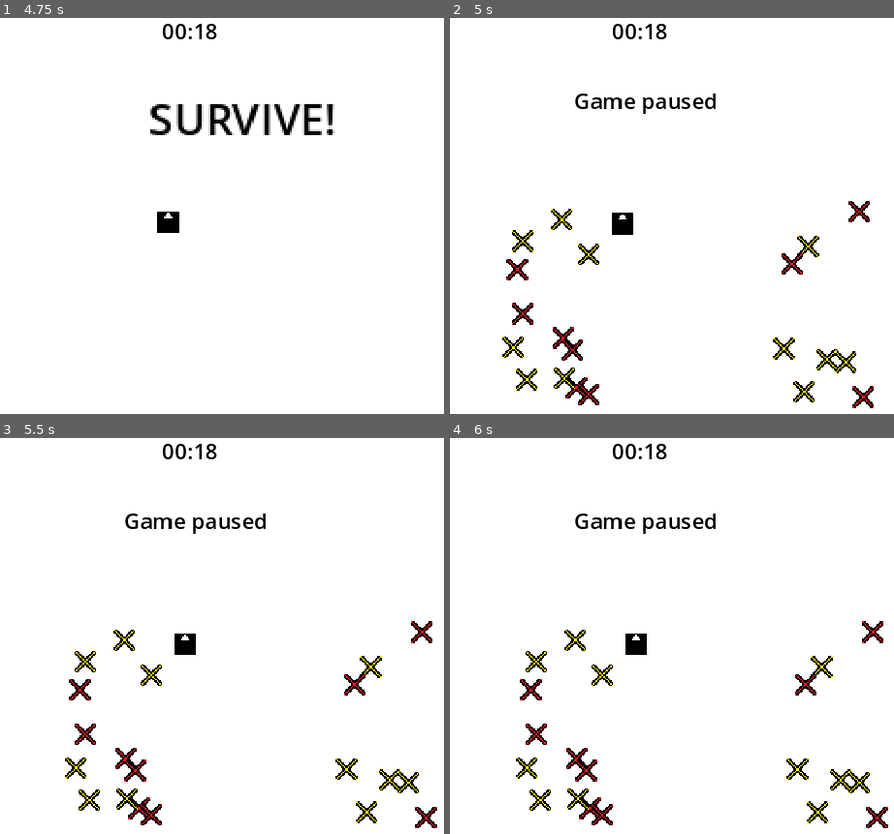
Above: before the commit, frames 1-4 (two rows, left to right).
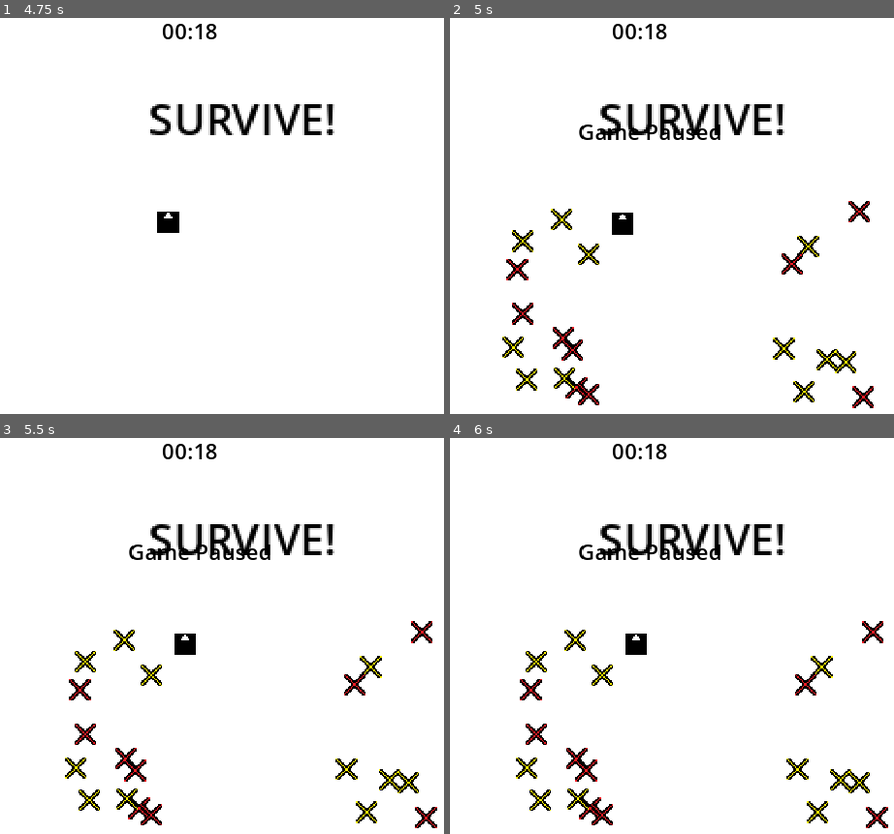
Above: after the commit, the same moments.

Repository: Marcin-Lach/javsc
Game: Godot game, scene res://menu.tscn
Same seed, same stepped clock (60 frames per second), same inputs: the game is played once before the commit and once after it.
Inputs:
- Up to frame 1 (4.75 s): click "Start Game" at 0.5 s; hold Right (right) 1.28-2.03 s; hold Down (down) 2.03-2.78 s; hold Right (right) 2.78-3.53 s; hold Up (up) 3.53-4.28 s; hold Left (left) from 4.28 s (still down)
- Up to frame 2 (5 s): keep holding Left (left); tap Escape (pause_menu) at 4.9 s
- Up to frame 3 (5.5 s): keep holding Left (left)
- Up to frame 4 (6 s): release Left (left) at 5.78 s; hold Down (down) from 5.78 s (still down)

Frame 1 is identical in both runs. In frame 2, 2.5% of the frame differs, in the area x 28-76%, y 19-31%; in frame 3, 2.5%; in frame 4, 2.5%.

Commit message:
Fix overriding hud message when pausing the game

Diff:
--- a/src/Hud/Hud.gd
+++ b/src/Hud/Hud.gd
@@ -4,14 +4,13 @@
 @onready var countdown_label = $CountdownNodeLabel
 @onready var message_label = $MessageNodeLabel
 @onready var time_left_label = $TimeLeftNodeLabel
+@onready var pause_label = $PauseLabel
 
 signal countdown_completed
 
-var is_paused = false as bool
-var message_label_text_before_pause = "" as String
-
 func _ready():
 	message_label.hide()
+	pause_label.hide()
 
 func set_time_left(time_left : float):
 	var minutes = time_left / 60
@@ -37,6 +36,9 @@
 	time_left_label.show()
 	countdown_completed.emit()
 
+func toggle_pause():
+	pause_label.visible = !pause_label.visible
+
 func show_message(message: String, hide_after_seconds: int = 0, scaling : Vector2 = Vector2(1.0, 1.0)):
 	message_label.text = message
 	message_label.scale = scaling
--- a/src/Hud/hud.tscn
+++ b/src/Hud/hud.tscn
@@ -54,3 +54,11 @@
 text = "10:00"
 horizontal_alignment = 1
 vertical_alignment = 1
+
+[node name="PauseLabel" type="Label" parent="."]
+self_modulate = Color(0, 0, 0, 1)
+offset_left = 245.0
+offset_top = 82.0
+offset_right = 351.0
+offset_bottom = 108.0
+text = "Game Paused"
--- a/src/Main.gd
+++ b/src/Main.gd
@@ -20,10 +20,7 @@
 
 	if Input.is_action_just_pressed("pause_menu"):
 		get_tree().paused = !get_tree().paused
-		if get_tree().paused:
-			await hud.show_message("Game paused")
-		else:
-			hud.hide_message()
+		hud.toggle_pause()
 
 func _on_hud_countdown_completed():
 	time_left_timer.start()
Not shown, changed: diary/README.md
